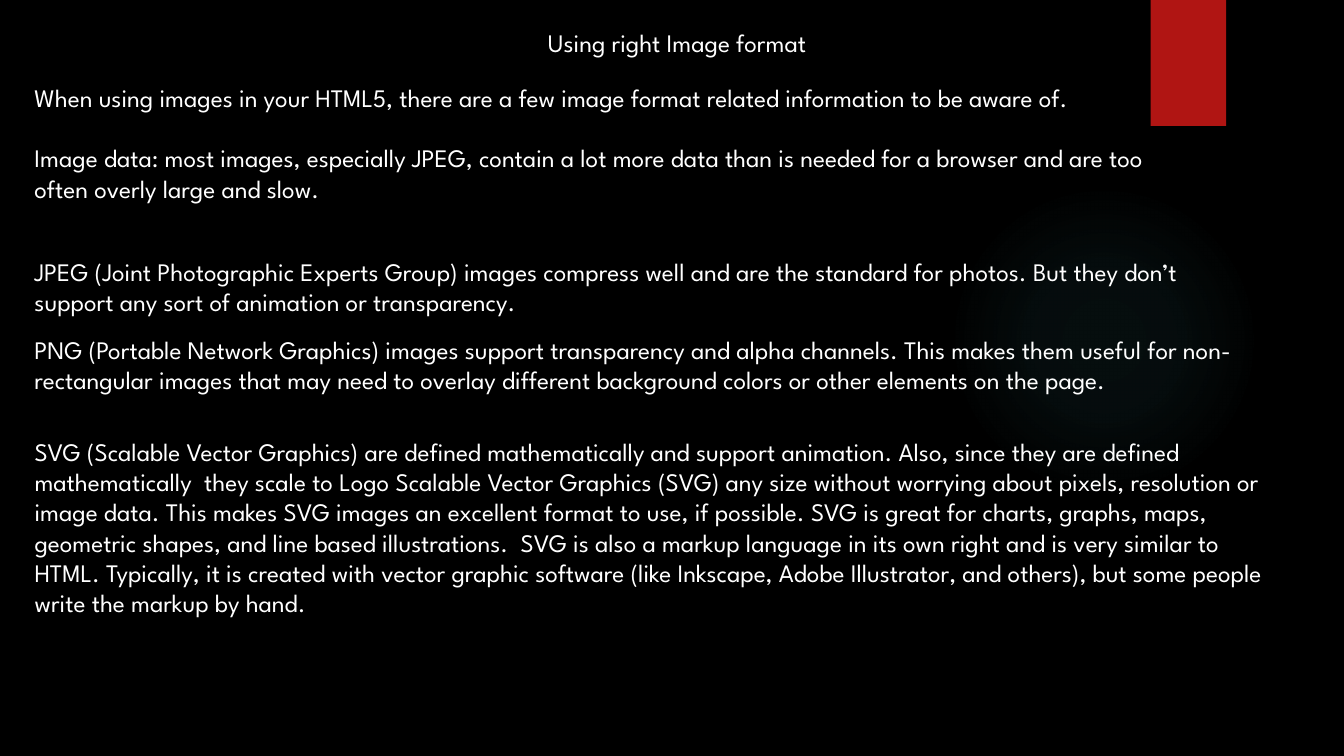
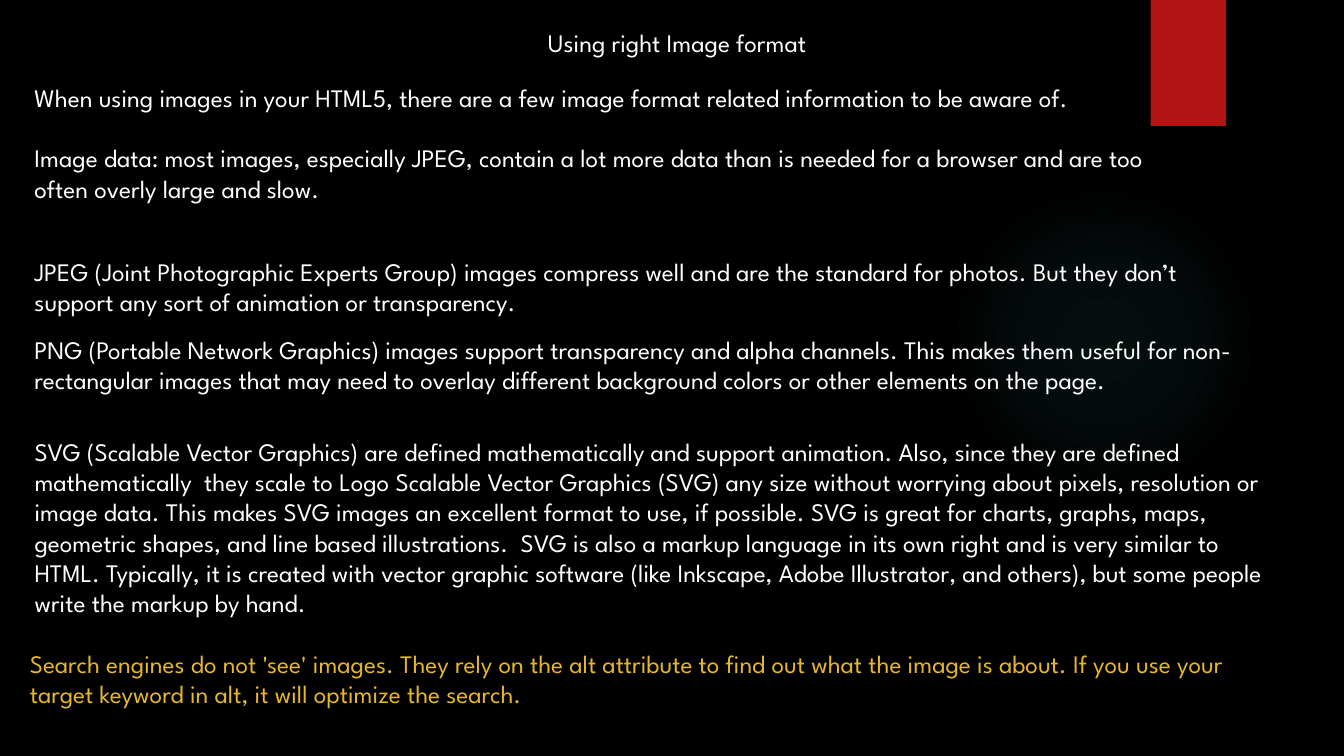
Before and after one commit to yogeshwar1996/HTML5CSS, a slide deck: slide 35 of Fundamentals of HTML and CSS.pptx. Drawn at 1344x756 pixels with LibreOffice and Linux fonts; fonts in the diff are those of the drawing; background and template pictures are left out. Boxes give left, top, right and bottom in pixels: in the first picture for what was removed or moved away, otherwise in the second. Text is boxed around its words. In the diff, an @@ line names an element or a change of style, - is before the commit and + after.

Commit message:
Add slide

```diff
--- a/Fundamentals of HTML and CSS.pptx
+++ b/Fundamentals of HTML and CSS.pptx
@@ text added at box(30, 655, 1223, 709), 18 pt, text #E6B729 @@
+Search engines do not 'see' images. They rely on the alt attribute to find out what the image is about. If you use your target keyword in alt, it will optimize the search.
```
Also in this commit, not shown: 6 slides added, 4 slides removed.
